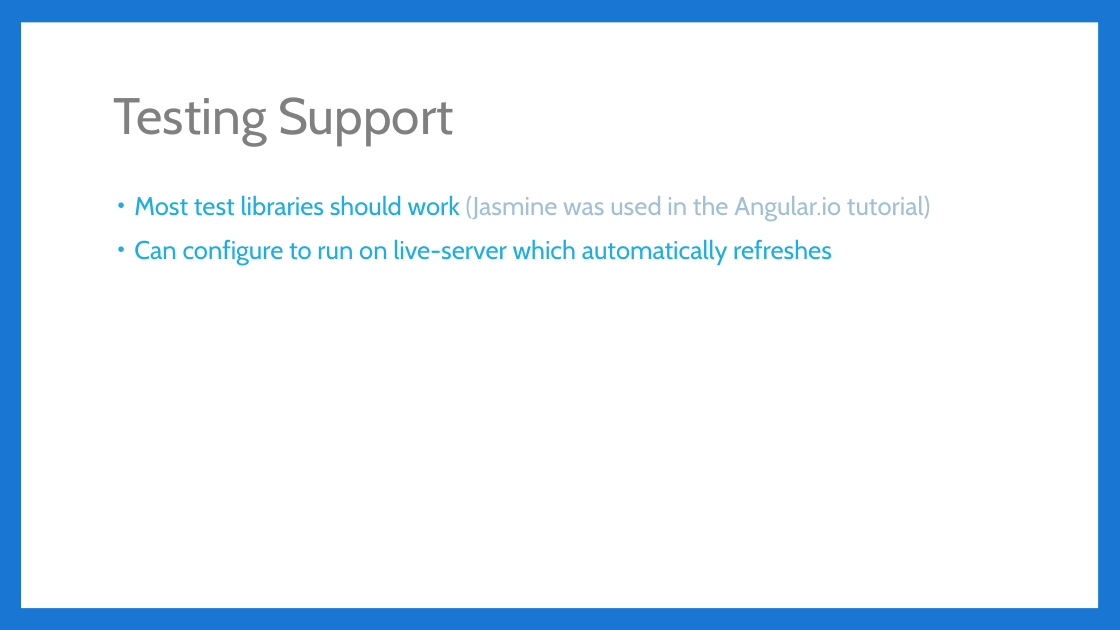
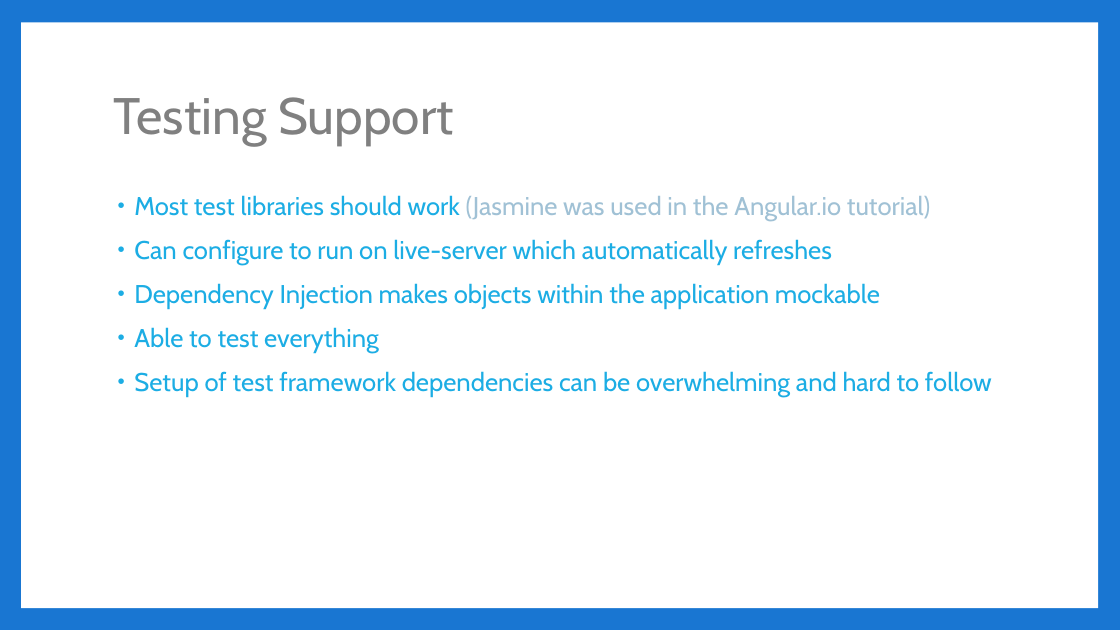
Before and after one commit to jbicks/angular2-demo, a slide deck: slide 11 of Angular2.pptx. Drawn at 1120x630 pixels with LibreOffice and Linux fonts; fonts in the diff are those of the drawing. Boxes give left, top, right and bottom in pixels: in the first picture for what was removed or moved away, otherwise in the second. Text is boxed around its words. In the diff, an @@ line names an element or a change of style, - is before the commit and + after.

```diff
--- a/Angular2.pptx
+++ b/Angular2.pptx
@@ text at (134,283,992,397): paragraphs added @@
+• Dependency Injection makes objects within the application mockable
+• Able to test everything
+• Setup of test framework dependencies can be overwhelming and hard to follow
```
Also in this commit, not shown: 9 other slides changed, 1 slide added, 3 slides removed.
